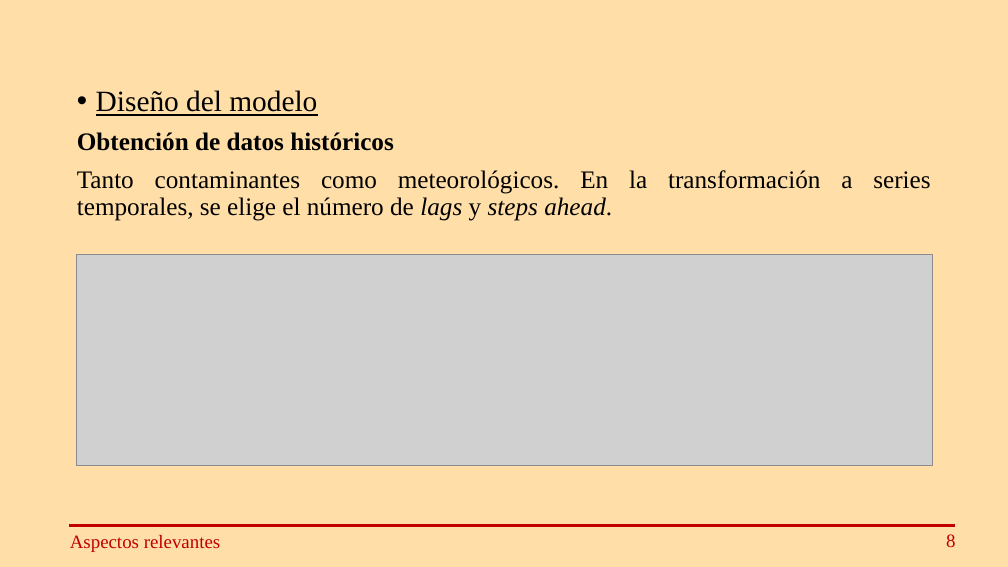
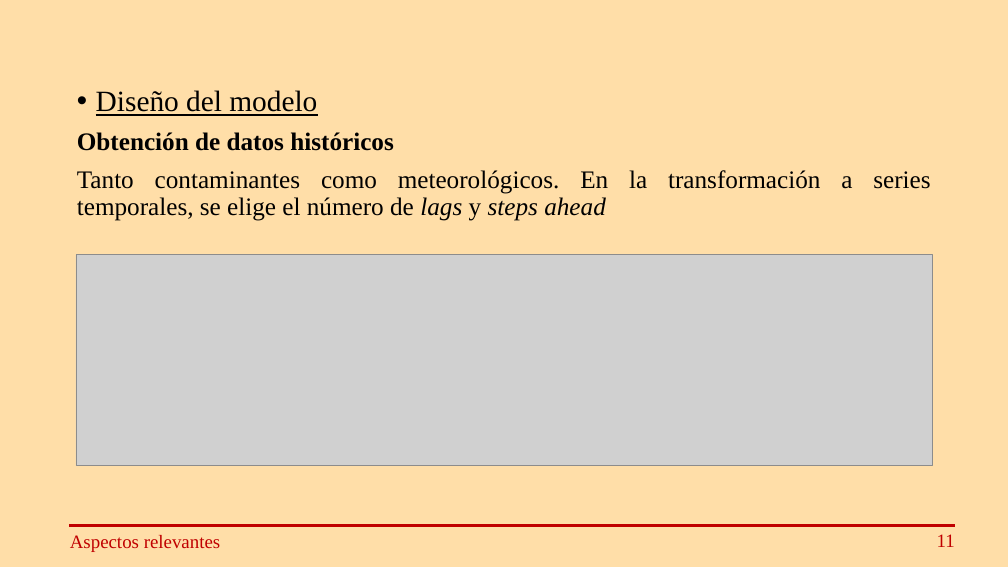
Before and after one commit to IsmaelMira/TFG, a slide deck: slide 13 of PresentacionTFG.pptx (slide 10 before the commit). Drawn at 1008x567 pixels with LibreOffice and Linux fonts; fonts in the diff are those of the drawing; grey boxes stand for pictures. Boxes give left, top, right and bottom in pixels: in the first picture for what was removed or moved away, otherwise in the second. Text is boxed around its words. In the diff, an @@ line names an element or a change of style, - is before the commit and + after.

```diff
--- a/PresentacionTFG.pptx
+++ b/PresentacionTFG.pptx
@@ text at <box>77,170,930,221</box>: text changed @@
-Tanto contaminantes como meteorológicos. En la transformación a series temporales, se elige el número de lags y steps ahead.
+Tanto contaminantes como meteorológicos. En la transformación a series temporales, se elige el número de lags y steps ahead
@@ text added at <box>937,534,955,547</box>, 18 pt, text #C00000 @@
+11
@@ text removed at <box>946,534,955,547</box> @@
-8
```
Also in this commit, not shown: 18 other slides changed, 5 slides added, 4 other files.
